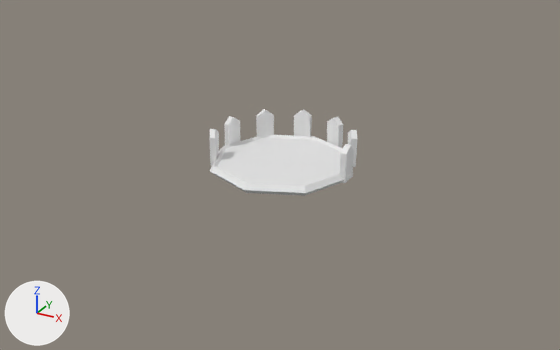
The glTF model Assets/Stations/PlainNaturStation.glb, before and after one commit.
One viewpoint serves both versions: a 50 mm lens placed at (1.423, -2.612, 1.247), pointed at (0.012, -0.047, -0.035). Every picture has the same lights, and +X, +Y and +Z are marked at lower left. Vertices at the same position are counted once.
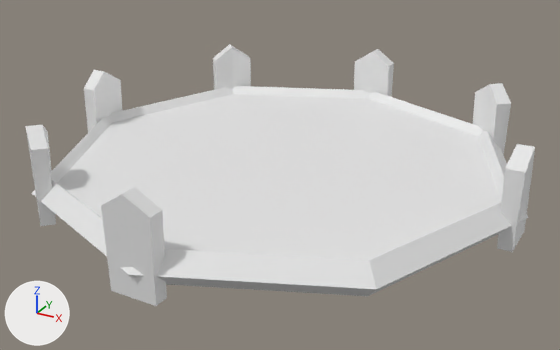
The change in detail:
me_cube_007 has 84 vertices, 112 faces and spans x -0.3..0.303, y -0.145..0.303, z -0.014..0.136.
me_cube_007 is used by ob_woodspades; location (0.0, 0.0, 0.0).
me_cube_007 part 1: the loose piece of 12 vertices spanning x 0.274..0.303, y -0.037..0.037, z -0.014..0.136 is scaled about its middle by 2.49, then moved by (0.665, 0.0, 0.012).
me_cube_007 part 2: the loose piece of 12 vertices spanning x 0.208..0.272, y 0.121..0.196, z -0.014..0.136 is turned 11.3 degrees about the z axis through its middle and scaled by 2.49, then moved by (0.435, 0.511, 0.012).
me_cube_007 part 3: the loose piece of 12 vertices spanning x 0.072..0.15, y 0.239..0.29, z -0.014..0.136 is turned 22.5 degrees about the z axis through its middle and scaled by 2.49, then moved by (-0.107, 0.685, 0.012).
me_cube_007 part 4: the loose piece of 12 vertices spanning x -0.093..-0.016, y 0.262..0.303, z -0.014..0.136 is turned 33.8 degrees about the z axis through its middle and scaled by 2.49, then moved by (-0.615, 0.394, 0.012).
me_cube_007 part 5: the loose piece of 12 vertices spanning x -0.236..-0.166, y 0.17..0.241, z -0.014..0.136 is turned 45 degrees about the z axis through its middle and scaled by 2.49, then moved by (-0.749, -0.197, 0.012).
me_cube_007 part 6: the loose piece of 12 vertices spanning x -0.3..-0.261, y 0.02..0.098, z -0.014..0.136 is turned 56.3 degrees about the z axis through its middle and scaled by 2.49, then moved by (-0.397, -0.723, 0.012).
me_cube_007 part 7: the loose piece of 12 vertices spanning x -0.294..-0.241, y -0.145..-0.068, z -0.014..0.136 is turned 67.6 degrees about the z axis through its middle and scaled by 2.49, then moved by (0.256, -0.845, 0.012).
Object 'Torus.002' (ob_torus_002) moves from (0.0, 0.0, 0.0) to (0.0, 0.0, -0.01).
Object 'Torus.002' (ob_torus_002) is rescaled from (1.0, 1.0, 1.0) to (3.23, 3.23, 3.23).
Object 'Plane.001' (ob_plane_001) moves from (0.0, 0.0, 0.009) to (0.0, 0.0, 0.02).
Object 'Plane.001' (ob_plane_001) is rescaled from (0.191, 0.191, 0.191) to (0.618, 0.618, 0.618).

Pixel boxes (x1, y1, x2, y2) of what changed, in the pictures (560 x 350 px; the box of a moved part takes in the faces that stretch with it):
'Plane.001', moved, rescaled (256% wider, 241% taller)
    before: (217, 138, 341, 186)
    after: (57, 94, 501, 260)
'Torus.002', moved, rescaled (249% wider, 240% taller)
    before: (210, 135, 352, 196)
    after: (31, 86, 529, 296)
'WoodSpades', reshaped (243% wider, 251% taller)
    before: (209, 109, 357, 183)
    after: (25, 44, 535, 306)
part 1 of me_cube_007, moved or reshaped
    before: (340, 144, 353, 183)
    after: (497, 144, 535, 252)
part 2 of me_cube_007, moved or reshaped
    before: (348, 130, 357, 167)
    after: (473, 83, 511, 155)
part 3 of me_cube_007, moved or reshaped
    before: (327, 117, 343, 148)
    after: (354, 49, 394, 97)
part 4 of me_cube_007, moved or reshaped
    before: (294, 109, 312, 137)
    after: (213, 44, 251, 90)
part 5 of me_cube_007, moved or reshaped
    before: (256, 109, 274, 138)
    after: (84, 70, 123, 132)
part 6 of me_cube_007, moved or reshaped
    before: (224, 116, 240, 145)
    after: (25, 125, 56, 226)
part 7 of me_cube_007, moved or reshaped
    before: (209, 129, 219, 166)
    after: (101, 187, 167, 306)
